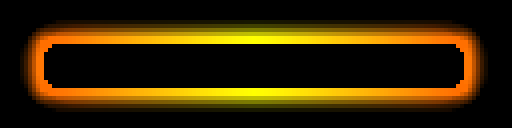
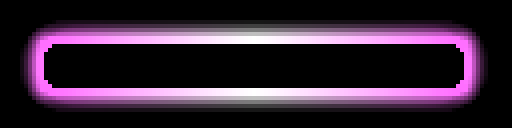
Before/after of a w=512, h=128 layered artwork. What changed in the layer stack:
added layer "TargetGlow" above "TargetGlow-Fire" over [20, 20, 488, 112]
renamed "TargetGlow" to "TargetGlow-Fire", hid it over [20, 20, 488, 112]
